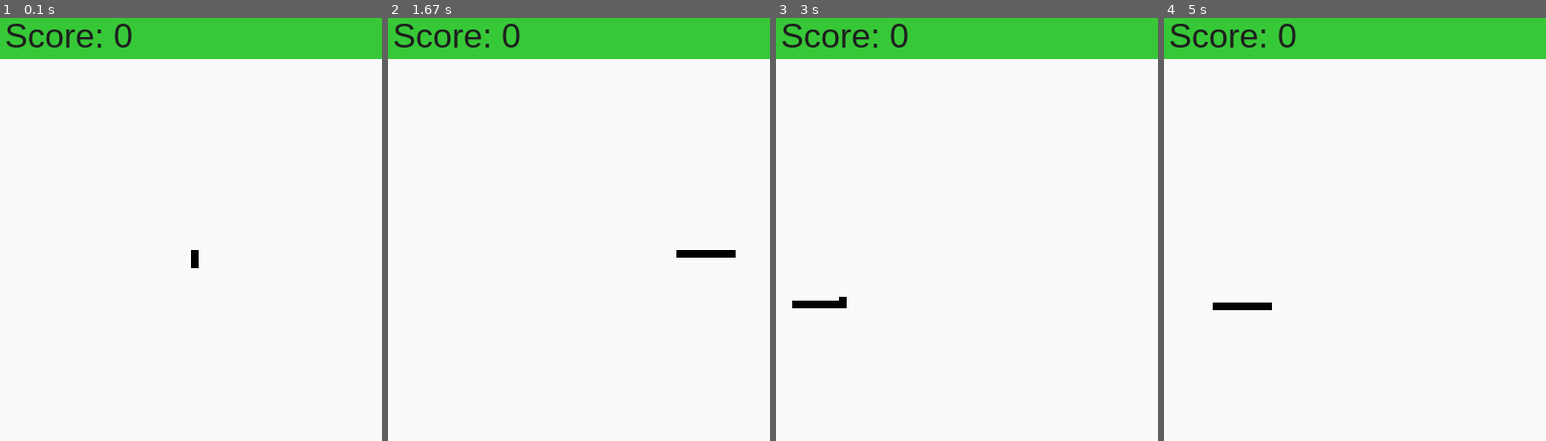
Above: before the commit, frames 1-4 (left to right).
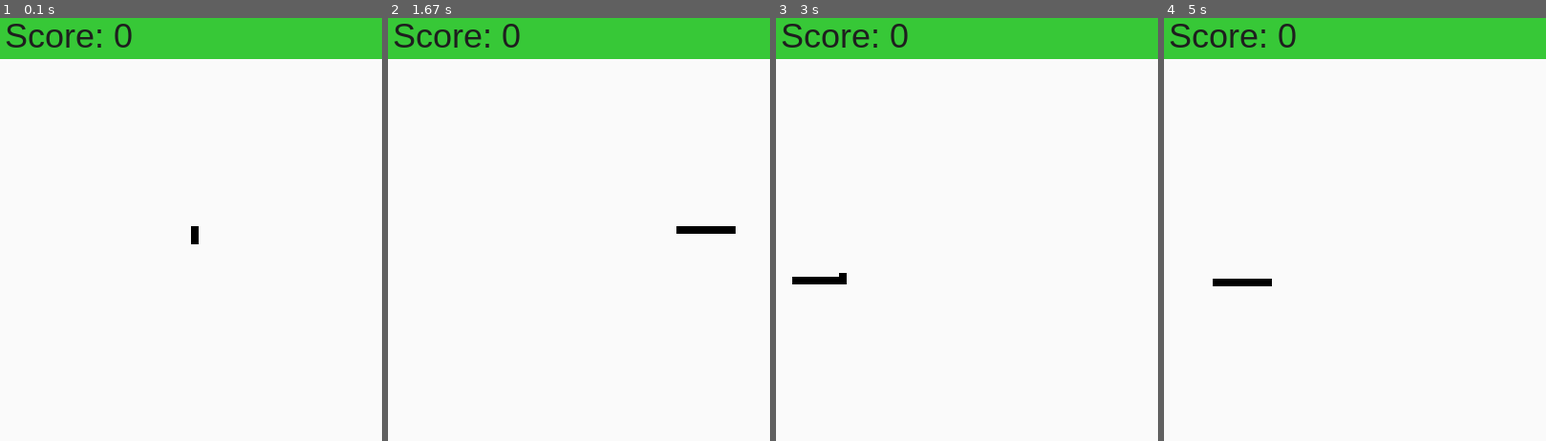
Above: after the commit, the same moments.

Repository: sircharm/Snake_pygame
Game: pygame game, started from snake.py
Two runs of this game, one before a commit and one after it. Both use one fixed random seed, a clock stepped at 60 frames per second and the inputs below.
Inputs:
- Up to frame 1 (0.1 s): no input
- Up to frame 2 (1.67 s): hold D 0.33-0.8 s; hold W 0.88-1.18 s; hold D from 1.22 s (still down)
- Up to frame 3 (3 s): release D at 1.68 s; hold S 2.28-2.58 s; hold A from 2.62 s (still down)
- Up to frame 4 (5 s): release A at 3.02 s; hold W 3.05-3.42 s; hold D 3.45-4.08 s; hold S 4.12-4.48 s; hold A 4.52-4.98 s

The runs differ from the first frame. In frame 1, 0.2% of the frame differs, in the area x 50-52%, y 49-60%; in frame 2, 0.6%, in the area x 75-91%, y 49-57%; in frame 3, 0.6%; in frame 4, 0.6%.

Commit message:
Renamed CONSTANTS to adhere to the capitalization naming convention and merged the two variables containing position in axis X and axis Y into a single object.

Diff:
--- a/objects/snake_class.py
+++ b/objects/snake_class.py
@@ -3,10 +3,9 @@
 
 #currently the player class
 class Snake:
-    def __init__(self, position_x, position_y, speed, size, square_size):
+    def __init__(self, position, speed, size, square_size):
         self.square_size = square_size
-        self.position_x = position_x
-        self.position_y = position_y
+        self.position = position
         self.score = 0
 
         self.speed = speed
@@ -50,7 +49,7 @@
         rect_width = self.square_size
 
         # puts a rect representing the head in the start of the list
-        self.segments.insert(0, pygame.Rect((self.position_x, self.position_y, rect_width, rect_height)))
+        self.segments.insert(0, pygame.Rect((self.position.x, self.position.y, rect_width, rect_height)))
 
         #in the beginning, the snake's body grows out of its head
         #later, we check if the snake was already complete when the head was added
@@ -68,8 +67,8 @@
 
         # moves the snake according to the velocity and direction
         # it checks for both axis, but in reality one of them is 0
-        posx = self.radial_velocity[x] * dt + self.position_x
-        posy = self.radial_velocity[y] * dt + self.position_y
+        posx = self.radial_velocity[x] * dt + self.position.x
+        posy = self.radial_velocity[y] * dt + self.position.y
 
         # this block makes sure the snake wraps around the screen if appropriate
         if posx > screen_width:
@@ -81,8 +80,8 @@
         elif posy < 0 + display_size:
             posy = screen_height + posy
 
-        self.position_x = posx
-        self.position_y = posy
+        self.position.x = posx
+        self.position.y = posy
 
     def apple_consume(self, apple_list, difficulty):
         for index, apple in enumerate(apple_list):
--- a/snake.py
+++ b/snake.py
@@ -4,40 +4,44 @@
 
 import pygame
 
+SCREEN_HEIGHT = 400
+SCREEN_WIDTH = 400
+
+DISPLAY_SIZE = 50
+DISPLAY_COLOR = pygame.Color(55, 200, 55)
+
+BASE_DIFFICULTY = 1.0
+RAISE_DIFFICULTY_TIME = 3000
+
+BASE_SQUARE_SIZE = 8
+COLLISION_IGNORED_SEGMENTS = 15
+
+INITIAL_PLAYER_POS = pygame.Vector2(SCREEN_WIDTH / 2, ((SCREEN_HEIGHT + (DISPLAY_SIZE)) / 2))
+
 #pygame setup
-screen_height = 400
-screen_width = 400
-display_size = 50
 pygame.init()
+screen = pygame.display.set_mode((SCREEN_WIDTH, SCREEN_HEIGHT + DISPLAY_SIZE))
 font = pygame.font.SysFont("Arial", 36)
-initial_player_pos = pygame.Vector2(screen_width / 2, ((screen_height + (display_size * 2)) / 2))
-screen = pygame.display.set_mode((screen_width, screen_height + display_size))
-last_direction_change = pygame.time.get_ticks()
 clock = pygame.time.Clock()
 running = True
+
+last_direction_change = pygame.time.get_ticks()
 dt = 0
 
 #display rect
-display = pygame.Rect((0, 0, screen_width, display_size))
-display_color = pygame.Color(55, 200, 55)
+display = pygame.Rect((0, 0, SCREEN_WIDTH, DISPLAY_SIZE))
 
 #difficulty variables
-base_difficulty = 1.0
-difficulty = base_difficulty
+difficulty = BASE_DIFFICULTY
 difficulty_timer = pygame.time.get_ticks()
-raise_difficult_time = 3000
 
 #base snake values
 base_snake_speed = 80 * difficulty
 base_snake_size = 40 * difficulty
 
-#basic attributes
-square_size = 8
-ignored_segments = 15
-
 #initialize the player and the apple group
-Player = Snake(initial_player_pos.x, initial_player_pos.y, base_snake_speed, base_snake_size, square_size)
-Apples = AppleGroup(square_size)
+Player = Snake(INITIAL_PLAYER_POS, base_snake_speed, base_snake_size, BASE_SQUARE_SIZE)
+Apples = AppleGroup(BASE_SQUARE_SIZE)
 
 while running:
 
@@ -48,7 +52,7 @@
 
     screen.fill((250, 250, 250))
     #draw the display
-    pygame.draw.rect(screen, display_color, display)
+    pygame.draw.rect(screen, DISPLAY_COLOR, display)
 
 
     keys = pygame.key.get_pressed()
@@ -60,15 +64,15 @@
         Player.snake_draw(screen)
 
         #moves the snake
-        Player.snake_move(dt, screen_width, screen_height, display_size)
+        Player.snake_move(dt, SCREEN_WIDTH, SCREEN_HEIGHT, DISPLAY_SIZE)
 
         #checks for collisions and restes the game if there is one
-        if Player.segments[0].collidelist(Player.segments[ignored_segments:]) >= 0:
+        if Player.segments[0].collidelist(Player.segments[COLLISION_IGNORED_SEGMENTS:]) >= 0:
             if Player.score > 0:
                 running = game_over(screen, Player.score, font)
-            Player = Snake(initial_player_pos.x, initial_player_pos.y, base_snake_speed, base_snake_size, square_size)
-            Apples = AppleGroup(square_size)
-            difficulty = base_difficulty
+            Player = Snake(INITIAL_PLAYER_POS, base_snake_speed, base_snake_size, BASE_SQUARE_SIZE)
+            Apples = AppleGroup(BASE_SQUARE_SIZE)
+            difficulty = BASE_DIFFICULTY
 
         #checks for collision with appleswa
         Player.apple_consume(Apples.apple_list, difficulty)
@@ -76,12 +80,12 @@
     # change direction
     Player.snake_change_direction(keys)
 
-    if pygame.time.get_ticks() - difficulty_timer > raise_difficult_time:
+    if pygame.time.get_ticks() - difficulty_timer > RAISE_DIFFICULTY_TIME:
         difficulty += 0.02
         difficulty_timer = pygame.time.get_ticks()
 
     #spawn apples
-    Apples.spawn(Player.segments, screen_width, screen_height, display_size)
+    Apples.spawn(Player.segments, SCREEN_WIDTH, SCREEN_HEIGHT, DISPLAY_SIZE)
 
     # Logic for displaying the text copied from Grok 3
     # Render the score text
